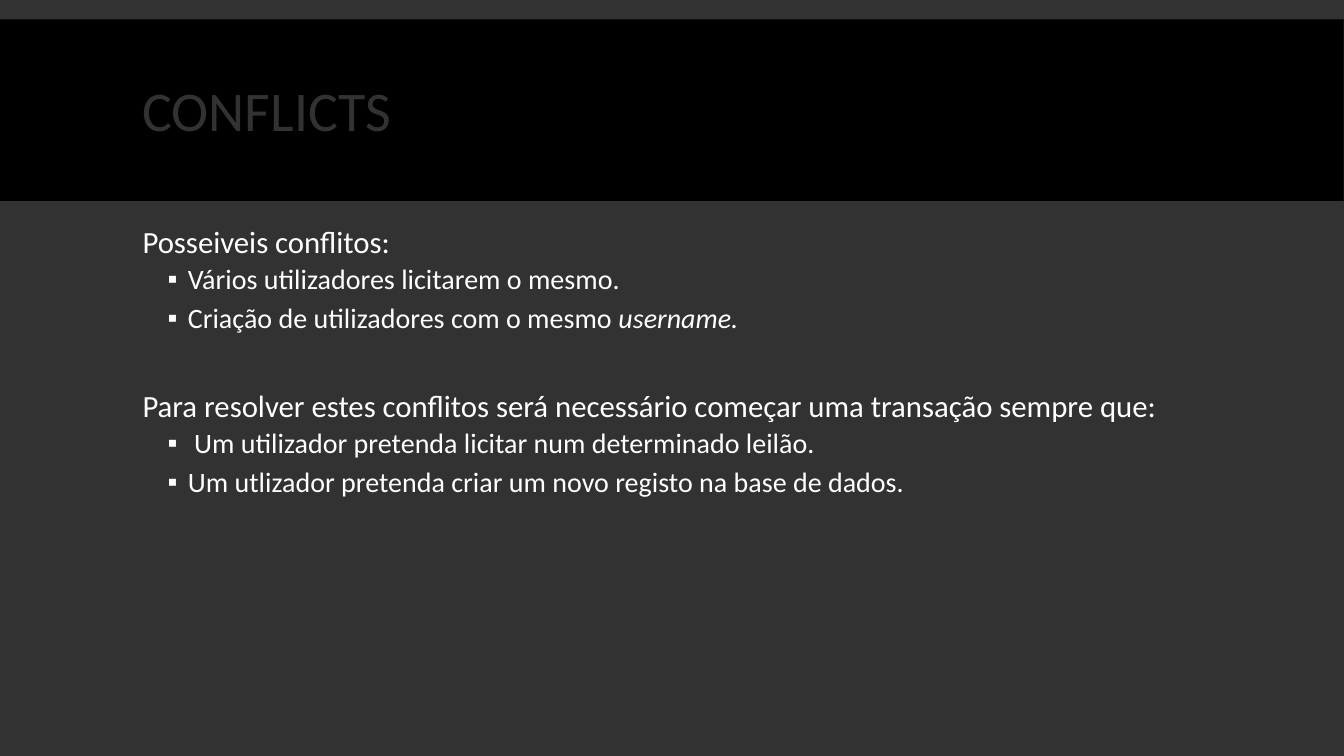
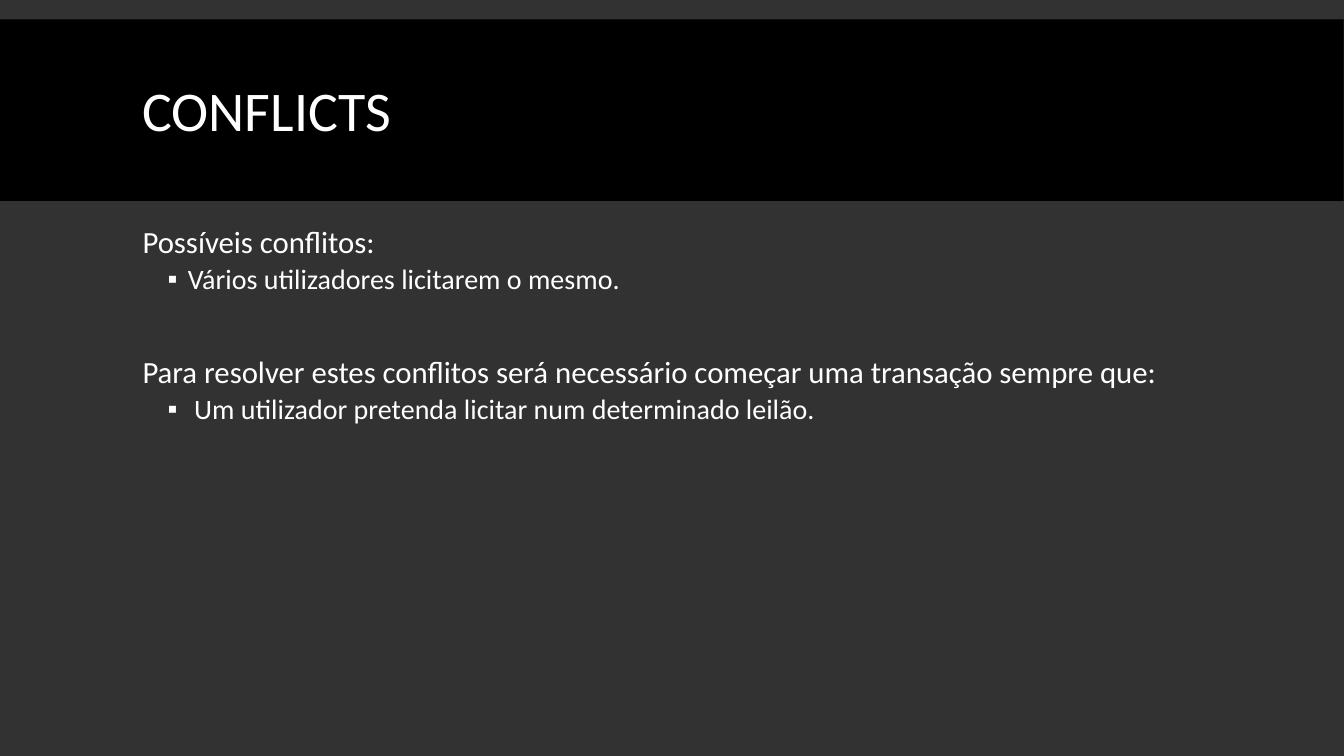
Before and after one commit to tomasbm07/Projeto-BD, a slide deck: slide 6 of Apresentação/Apresentação.pptx. Drawn at 1344x756 pixels with LibreOffice and Linux fonts; fonts in the diff are those of the drawing. Boxes give left, top, right and bottom in pixels: in the first picture for what was removed or moved away, otherwise in the second. Text is boxed around its words. In the diff, an @@ line names an element or a change of style, - is before the commit and + after.

```diff
--- a/Apresentação/Apresentação.pptx
+++ b/Apresentação/Apresentação.pptx
@@ text "CONFLICTS" at bbox=[143, 94, 391, 132]: text colour #323232 to #FFFFFF @@
@@ text at bbox=[143, 232, 375, 254]: text changed @@
-Posseiveis conflitos:
+Possíveis conflitos:
@@ text at bbox=[188, 308, 738, 333]: paragraph removed @@
-  ▪ Criação de utilizadores com o mesmo username.
@@ text at bbox=[188, 472, 904, 497]: paragraph removed @@
-  ▪ Um utlizador pretenda criar um novo registo na base de dados.
```
Also in this commit, not shown: 9 other slides changed.
